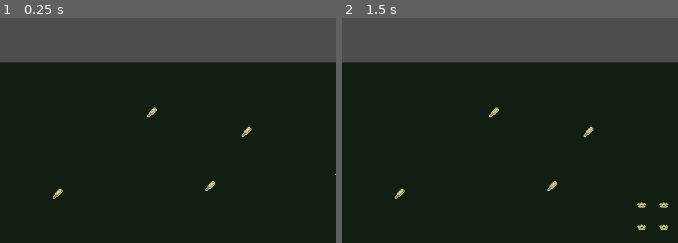
Above: before the commit, frames 1-2 (left to right).
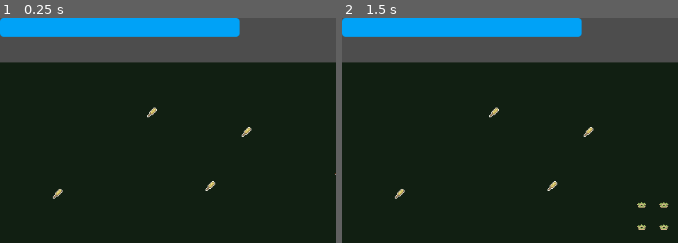
Above: after the commit, the same moments.

Repository: scumpiest/juniper-jam
Game: Godot game, scene res://scenes/main.tscn
Two runs of this game, one before a commit and one after it. Both use one fixed random seed, a clock stepped at 60 frames per second and the inputs below.
Inputs (mouse positions are % of the whole screen's width and height, from its top left):
- Up to frame 1 (0.25 s): no input
- Up to frame 2 (1.5 s): tap E (plant_seeds) at 0.5, 1.25 s; move the mouse to (86, 45) at 0.52 s; hold D (move_right) 0.53-1.25 s; hold Space (harvest) 0.53-1.25 s; click (86, 45) at 0.67 s; tap F (water) at 0.8 s; drag from (36, 55) to (51, 42) at 1.27 s
The pictures show only the part of the screen within x 0-50%, y 0-50%; the shares and areas given below are measured in that part.

The runs differ from the first frame. In frame 1, 6.0% of the frame differs, in the area x 0-72%, y 0-9%; in frame 2, 6.0%.

Commit message:
added watering and pollished pickup a bit
*still needs testing*

Diff:
--- a/scenes/Player/player.gd
+++ b/scenes/Player/player.gd
@@ -1,6 +1,9 @@
 extends CharacterBody2D
 
 @export var speed: float = 200.0
+@export var water_amount : int = 10
+@export var max_water_amount : int = 10
+@export var min_water_amount : int = 0
 
 @onready var _harvest_area: Area2D = $HarvestArea
 @onready var inventory_ui: CanvasLayer = $InventoryUI
@@ -8,6 +11,8 @@
 var _can_move: bool = true
 
 var _overlapping_crops: Array[Area2D] = []
+
+signal water_adjusted
 
 
 func _ready() -> void:
@@ -34,8 +39,10 @@
 
 func try_water() -> void:
 	for area in _harvest_area.get_overlapping_areas():
-		if area.is_in_group("crops") and area.has_method("water"):
+		if area.is_in_group("crops") and area.has_method("water") and water_amount != 0:
 			area.water()
+			adjust_water(1)
+			print(water_amount)
 
 
 func try_harvest() -> void:
@@ -62,3 +69,7 @@
 
 func set_can_move(value: bool) -> void:
 	_can_move = value
+
+func adjust_water(amount):
+	water_amount -= amount
+	water_adjusted.emit()
--- a/scenes/Player/player.tscn
+++ b/scenes/Player/player.tscn
@@ -1,6 +1,7 @@
 [gd_scene format=3 uid="uid://b6imc1i5sl1"]
 
 [ext_resource type="Script" uid="uid://lwh4081sy36q" path="res://scenes/Player/player.gd" id="1_g2els"]
+[ext_resource type="PackedScene" uid="uid://dsq0osu24bu06" path="res://scenes/UI/water_bar.tscn" id="2_n7rn1"]
 [ext_resource type="Texture2D" uid="uid://efthg43euj63" path="res://assets/rogues.png" id="2_qhqgy"]
 [ext_resource type="PackedScene" uid="uid://dx1rhfhqivr03" path="res://scenes/Inventory/inventory_ui.tscn" id="3_qhqgy"]
 [ext_resource type="Script" uid="uid://dcfd4qe1bdffi" path="res://scenes/States/state_machine.gd" id="4_c4h5g"]
@@ -59,9 +60,6 @@
 tile_size = Vector2i(32, 32)
 sources/0 = SubResource("TileSetAtlasSource_dqkch")
 
-[sub_resource type="RectangleShape2D" id="RectangleShape2D_bhunq"]
-size = Vector2(32, 32)
-
 [sub_resource type="Animation" id="Animation_spin_reset"]
 length = 0.001
 tracks/0/type = "value"
@@ -99,10 +97,18 @@
 &"spin": SubResource("Animation_spin")
 }
 
+[sub_resource type="RectangleShape2D" id="RectangleShape2D_bhunq"]
+size = Vector2(32, 32)
+
 [node name="Player" type="CharacterBody2D" unique_id=2141744375]
 process_mode = 3
 collision_mask = 2
 script = ExtResource("1_g2els")
+
+[node name="HUD" type="CanvasLayer" parent="." unique_id=259641274]
+
+[node name="WaterBar" parent="HUD" unique_id=126814170 node_paths=PackedStringArray("player") instance=ExtResource("2_n7rn1")]
+player = NodePath("../..")
 
 [node name="Visual" type="Node2D" parent="." unique_id=930348044]
 position = Vector2(16, 16)
@@ -113,9 +119,7 @@
 tile_set = SubResource("TileSet_bhunq")
 
 [node name="AnimationPlayer" type="AnimationPlayer" parent="." unique_id=930348046]
-libraries = {
-&"": SubResource("AnimationLibrary_player")
-}
+libraries/ = SubResource("AnimationLibrary_player")
 autoplay = &"RESET"
 
 [node name="CollisionShape2D" type="CollisionShape2D" parent="." unique_id=2021919886]
--- /dev/null
+++ b/scenes/UI/water_bar.tscn
@@ -0,0 +1,25 @@
+[gd_scene format=3 uid="uid://dsq0osu24bu06"]
+
+[ext_resource type="Script" uid="uid://gxpb1cyc6ijd" path="res://water_bar.gd" id="1_416hi"]
+
+[sub_resource type="StyleBoxFlat" id="StyleBoxFlat_xv227"]
+bg_color = Color(2.117753e-06, 0.6329804, 0.9668978, 1)
+corner_radius_top_left = 5
+corner_radius_top_right = 5
+corner_radius_bottom_right = 5
+corner_radius_bottom_left = 5
+
+[node name="WaterBar" type="Control" unique_id=126814170]
+layout_mode = 3
+anchors_preset = 0
+offset_right = 40.0
+offset_bottom = 40.0
+script = ExtResource("1_416hi")
+
+[node name="ProgressBar" type="ProgressBar" parent="." unique_id=1084189086]
+layout_mode = 0
+offset_right = 345.0
+offset_bottom = 27.0
+theme_override_styles/fill = SubResource("StyleBoxFlat_xv227")
+value = 100.0
+show_percentage = false
--- a/scenes/dropped_item/dropped_item.gd
+++ b/scenes/dropped_item/dropped_item.gd
@@ -7,6 +7,7 @@
 @export var seed_item: SeedResource
 
 @onready var _sprite: Sprite2D = $Sprite2D
+@onready var collision_shape: CollisionShape2D = $CollisionShape2D
 
 
 func setup_product(product_data: ProductResource) -> void:
@@ -24,6 +25,10 @@
 func _ready() -> void:
 	body_entered.connect(_on_body_entered)
 	_update_sprite()
+	collision_shape.set_deferred("disabled", true)
+	await get_tree().create_timer(0.2).timeout
+	collision_shape.set_deferred("disabled", false)
+
 
 
 func _on_body_entered(body: Node2D) -> void:
--- /dev/null
+++ b/water_bar.gd
@@ -0,0 +1,30 @@
+extends Control
+
+@export var player : CharacterBody2D
+@onready var progress_bar: ProgressBar = $ProgressBar
+
+var tween : Tween
+
+func _ready() -> void:
+	player.water_adjusted.connect(_on_water_adjusted)
+	progress_bar.max_value = player.max_water_amount
+	progress_bar.min_value = player.min_water_amount
+	progress_bar.value = player.water_amount
+
+func _process(delta: float) -> void:
+	progress_bar.value = player.water_amount
+
+func _on_water_adjusted():
+	tween_water()
+
+
+
+func tween_water():
+	reset_tween()
+
+	tween.tween_property(progress_bar, "value", player.water_amount, 1.0)
+
+func reset_tween():
+	if tween:
+		tween.kill()
+	tween = create_tween()
Not shown, added: water_bar.gd.uid
